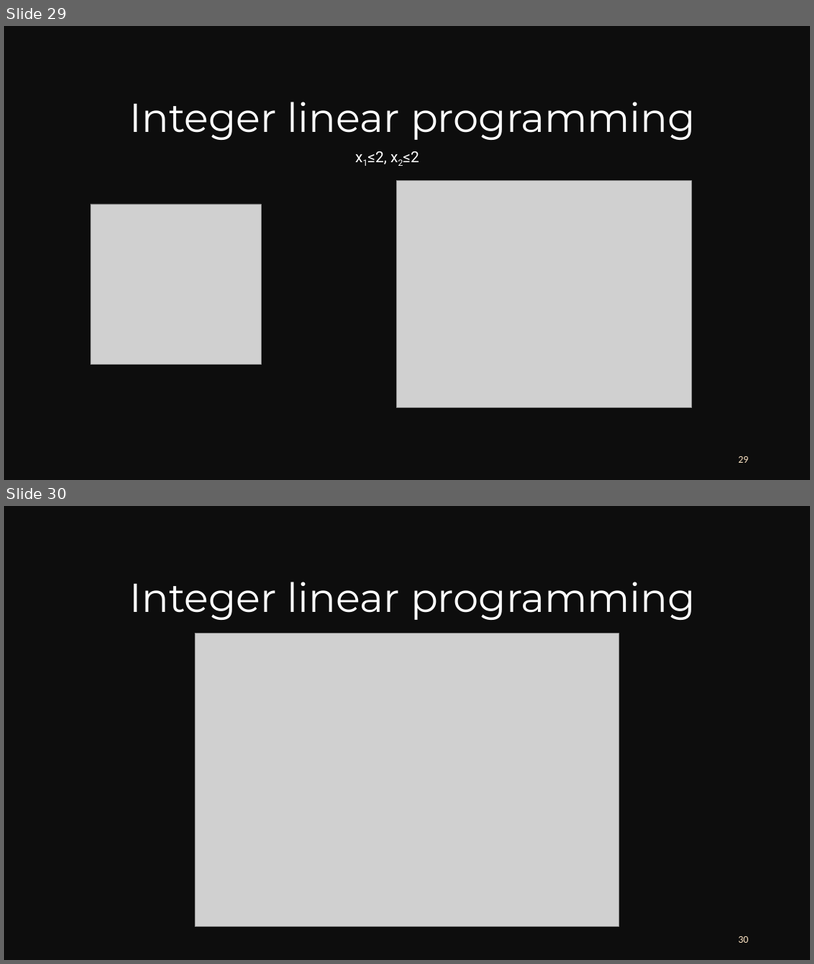
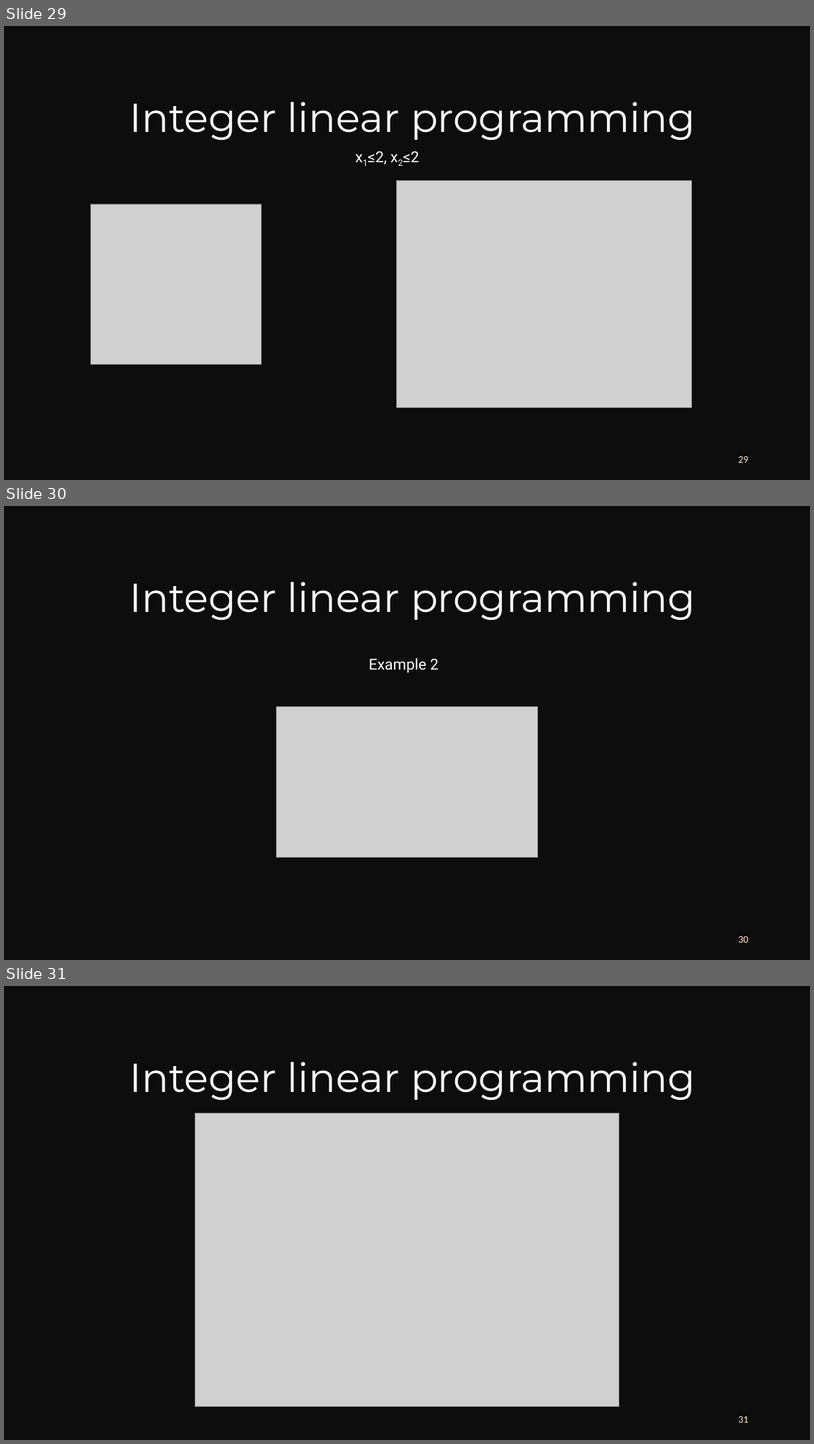
Before and after one commit to Darklul03/CS112, a slide deck: Seminar/Branch.pptx. Shown one above the other, each under a label of ours: slides 29 and 30 before the commit, slides 29, 30 and 31 after it. The pictures are 814x964 and 814x1444 pixels, drawn with LibreOffice and Linux fonts; fonts in the diff are those of the drawing; grey boxes stand for pictures. Boxes give left, top, right and bottom in pixels: in the first picture for what was removed or moved away, otherwise in the second. Text is boxed around its words. In the diff, an @@ line names an element or a change of style, - is before the commit and + after.

```diff
--- a/Seminar/Branch.pptx
+++ b/Seminar/Branch.pptx
@@ slide 30 added at bbox=[4, 506, 810, 960], background #FFFFFF; not listed: 1 template element that a slide beside it also shows @@
@@ text added at bbox=[129, 582, 696, 620], 48 pt, text #FFFFFF @@
+Integer linear programming
@@ text added at bbox=[369, 658, 439, 673], 18 pt, text #FCFCFC @@
+Example 2
@@ picture added at bbox=[277, 707, 538, 857] @@
@@ page number added at bbox=[738, 936, 748, 942], 12 pt, text #FFE6C5 @@
+30
@@ what was slide 30 is now slide 31 @@
@@ page number at bbox=[738, 1416, 748, 1422]: text changed @@
-30
+31
```
Also in this commit, not shown: 3 slides changed.
